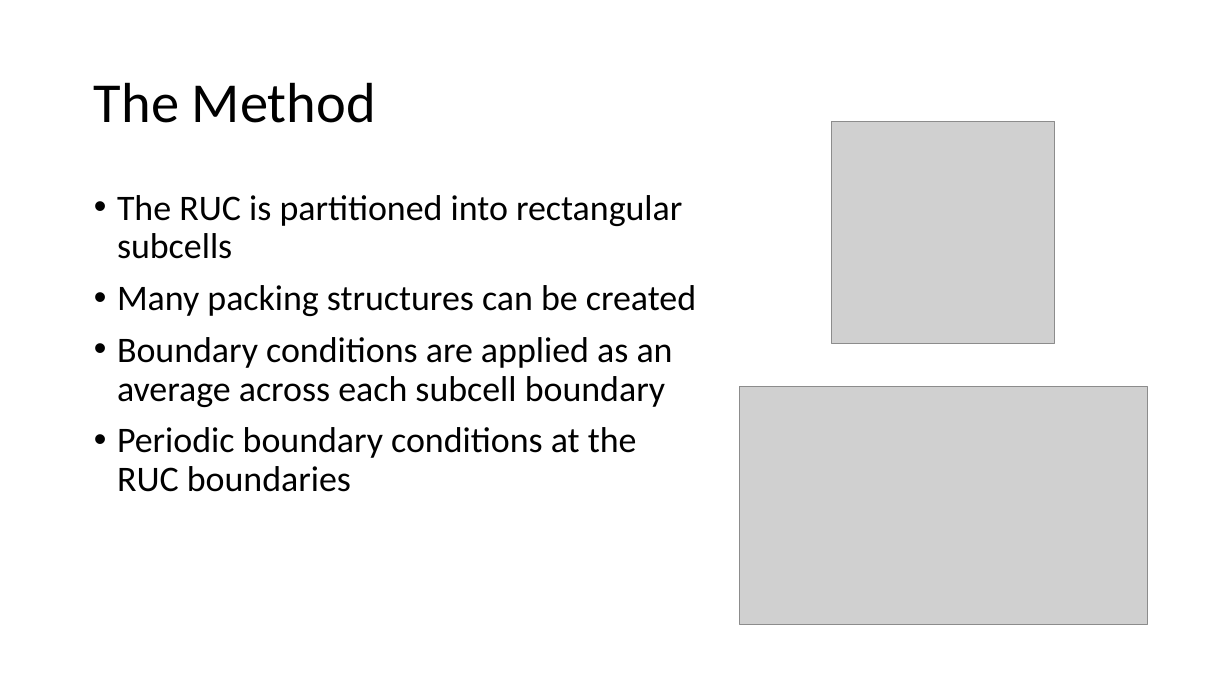
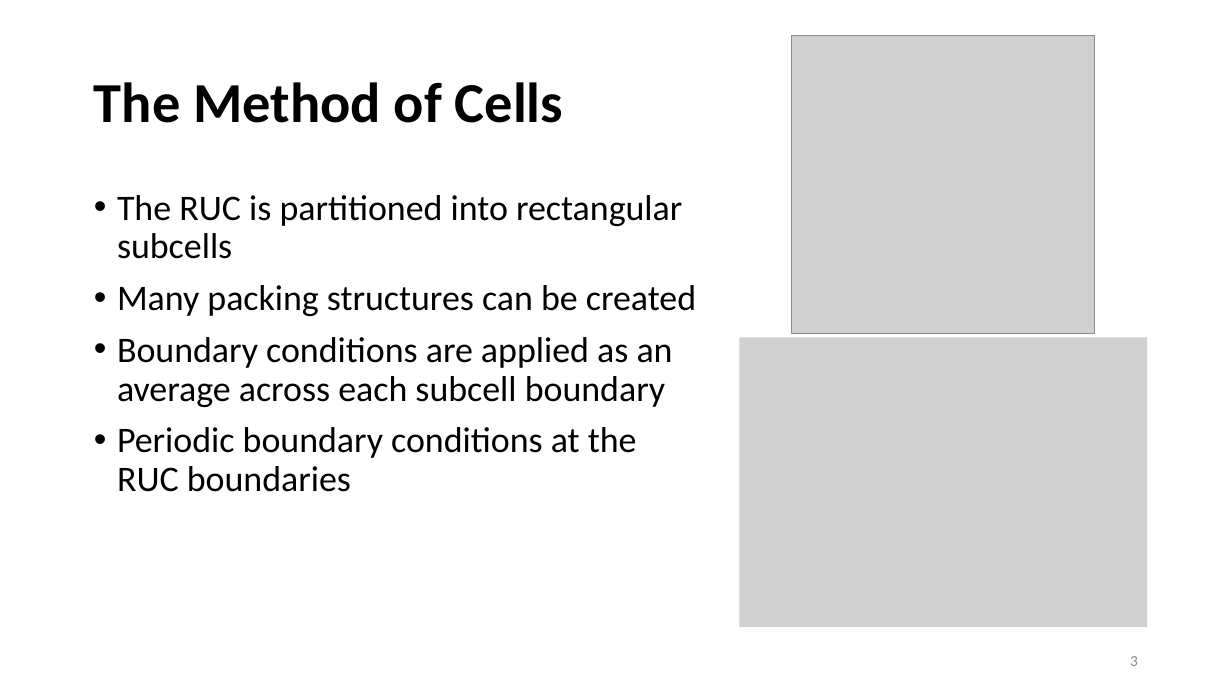
Before and after one commit to nahernz/Method_of_Cells, a slide deck: slide 3 of Generalized Method of Cells (08-01-2014).pptx. Drawn at 1232x693 pixels with LibreOffice and Linux fonts; fonts in the diff are those of the drawing; grey boxes stand for pictures. Boxes give left, top, right and bottom in pixels: in the first picture for what was removed or moved away, otherwise in the second. Text is boxed around its words. In the diff, an @@ line names an element or a change of style, - is before the commit and + after.

```diff
--- a/Generalized Method of Cells (08-01-2014).pptx
+++ b/Generalized Method of Cells (08-01-2014).pptx
@@ picture: place and size @@
-picture at (832,121,1055,343)
+picture at (792,35,1095,334)
@@ title at (94,82,563,123): text changed; bold on @@
-The Method
+The Method of Cells
@@ picture: place and size @@
-picture at (739,386,1148,624)
+picture at (739,337,1148,628)
@@ page number added at (1130,656,1138,666), 12 pt, text #8C8C8C @@
+3
```
Also in this commit, not shown: 5 other slides changed, 3 slides added, 1 slide removed.
